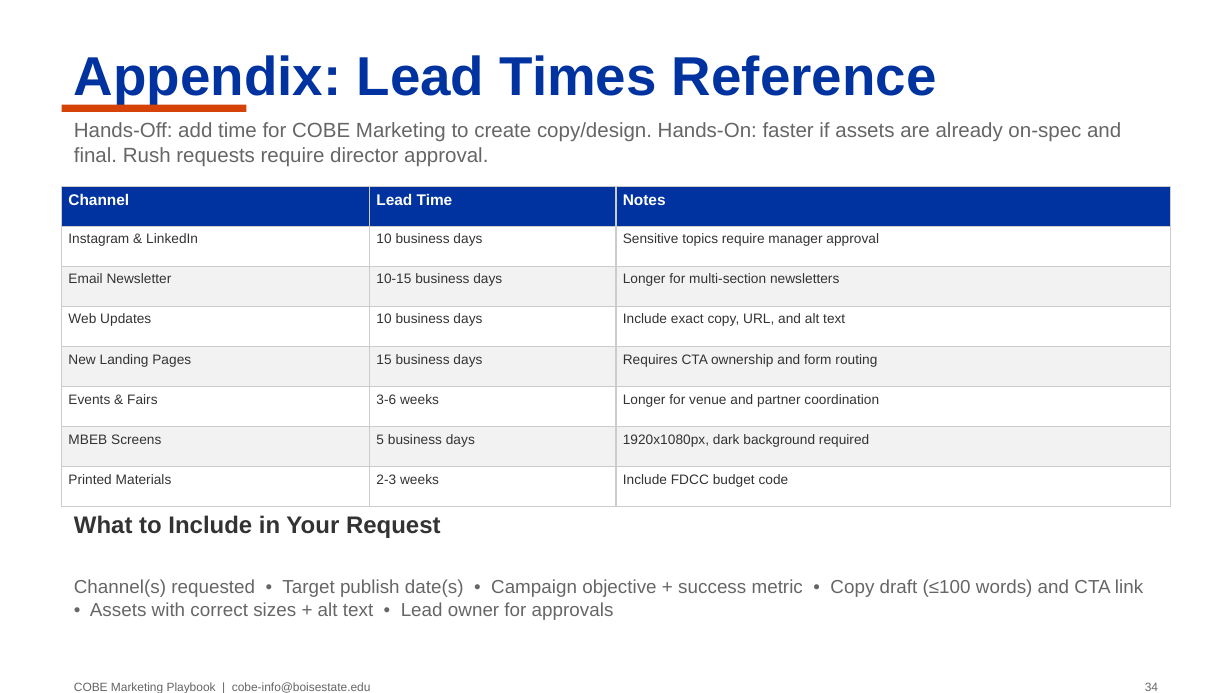
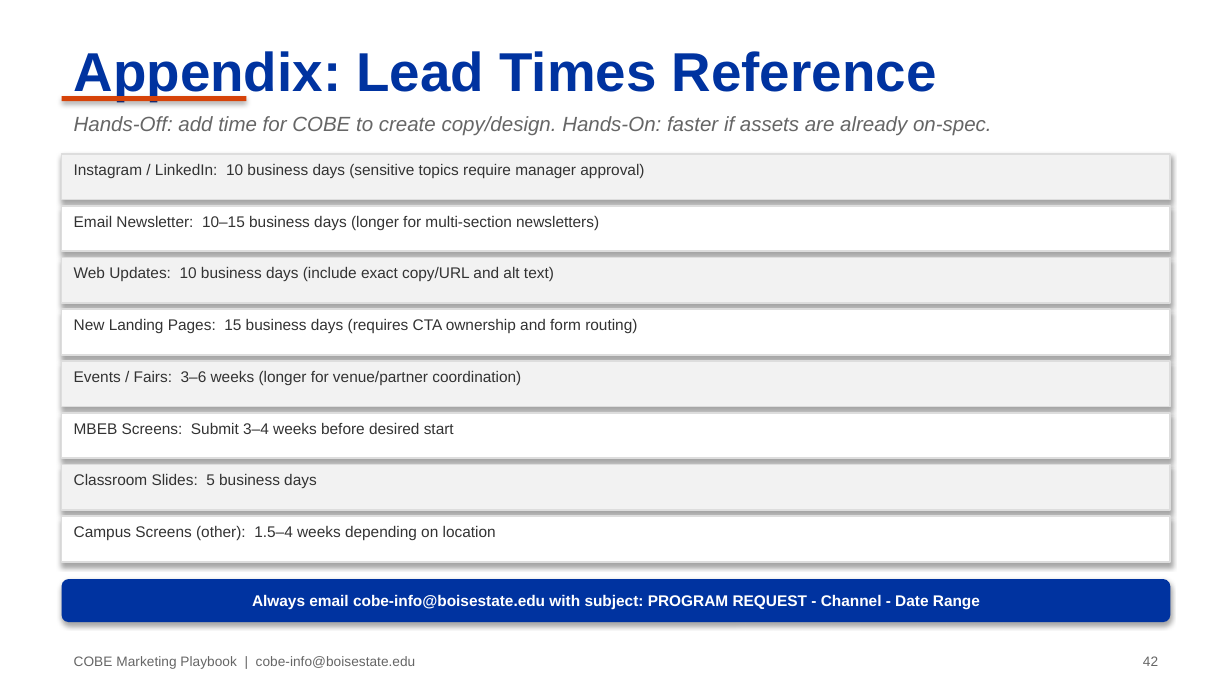
Before and after one commit to BenHowerton/RHM-Marketing-Handbook, a slide deck: slide 42 of COBE Marketing Playbook Updated After Comments.pptx (slide 34 before the commit). Drawn at 1232x693 pixels with LibreOffice and Linux fonts; fonts in the diff are those of the drawing. Boxes give left, top, right and bottom in pixels: in the first picture for what was removed or moved away, otherwise in the second. Text is boxed around its words. In the diff, an @@ line names an element or a change of style, - is before the commit and + after.

```diff
--- a/COBE Marketing Playbook Updated After Comments.pptx
+++ b/COBE Marketing Playbook Updated After Comments.pptx
@@ text "Appendix: Lead Times Reference" at bbox=[74, 51, 937, 101]: vertical alignment middle to top @@
@@ text "Hands-Off: add time for COBE ..." at bbox=[74, 116, 992, 136]: vertical alignment middle to top @@
@@ rectangle: place and size @@
-rectangle at bbox=[62, 105, 246, 112]
+rectangle at bbox=[62, 96, 246, 101]
@@ rectangle at bbox=[62, 96, 246, 101]: shadow on @@
@@ text at bbox=[74, 116, 992, 136]: text changed; italic on @@
-Hands-Off: add time for COBE Marketing to create copy/design. Hands-On: faster if assets are already on-spec and final. Rush requests require director approval.
+Hands-Off: add time for COBE to create copy/design. Hands-On: faster if assets are already on-spec.
@@ rectangle added at bbox=[62, 154, 1170, 200], fill #F2F2F2, outline #DDDDDD 1 pt, 9 pt, text #333333 @@
+Instagram / LinkedIn: 10 business days (sensitive topics require manager approval)
@@ table removed at bbox=[62, 186, 1170, 590], 8 rows, 3 columns @@
-Channel | Lead Time | Notes
-Instagram & LinkedIn | 10 business days | Sensitive topics require manager approval
-Email Newsletter | 10-15 business days | Longer for multi-section newsletters
-Web Updates | 10 business days | Include exact copy, URL, and alt text
-New Landing Pages | 15 business days | Requires CTA ownership and form routing
-Events & Fairs | 3-6 weeks | Longer for venue and partner coordination
-MBEB Screens | 5 business days | 1920x1080px, dark background required
-Printed Materials | 2-3 weeks | Include FDCC budget code
@@ rectangle added at bbox=[62, 206, 1170, 251], fill #FFFFFF, outline #DDDDDD 1 pt, 9 pt, text #333333 @@
+Email Newsletter: 10–15 business days (longer for multi-section newsletters)
@@ rectangle added at bbox=[62, 257, 1170, 303], fill #F2F2F2, outline #DDDDDD 1 pt, 9 pt, text #333333 @@
+Web Updates: 10 business days (include exact copy/URL and alt text)
@@ rectangle added at bbox=[62, 309, 1170, 355], fill #FFFFFF, outline #DDDDDD 1 pt, 9 pt, text #333333 @@
+New Landing Pages: 15 business days (requires CTA ownership and form routing)
@@ rectangle added at bbox=[62, 361, 1170, 407], fill #F2F2F2, outline #DDDDDD 1 pt, 9 pt, text #333333 @@
+Events / Fairs: 3–6 weeks (longer for venue/partner coordination)
@@ rectangle added at bbox=[62, 413, 1170, 458], fill #FFFFFF, outline #DDDDDD 1 pt, 9 pt, text #333333 @@
+MBEB Screens: Submit 3–4 weeks before desired start
@@ rectangle added at bbox=[62, 464, 1170, 510], fill #F2F2F2, outline #DDDDDD 1 pt, 9 pt, text #333333 @@
+Classroom Slides: 5 business days
@@ rectangle added at bbox=[62, 516, 1170, 562], fill #FFFFFF, outline #DDDDDD 1 pt, 9 pt, text #333333 @@
+Campus Screens (other): 1.5–4 weeks depending on location
@@ text removed at bbox=[74, 515, 441, 538] @@
-What to Include in Your Request
@@ rounded rectangle added at bbox=[62, 579, 1170, 622], fill #0033A0, 9 pt, text #FFFFFF, bold @@
+Always email cobe-info@boisestate.edu with subject: PROGRAM REQUEST - Channel - Date Range
@@ text removed at bbox=[74, 579, 1143, 620] @@
-Channel(s) requested • Target publish date(s) • Campaign objective + success metric • Copy draft (≤100 words) and CTA link • Assets with correct sizes + alt text • Lead owner for approvals
@@ text "COBE Marketing Playbook | cobe-info@boisestate.edu": place and size @@
-text "COBE Marketing Playbook | cobe-info@boisestate.edu" at bbox=[74, 682, 371, 693]
+text "COBE Marketing Playbook | cobe-info@boisestate.edu" at bbox=[74, 656, 416, 669]
@@ text "COBE Marketing Playbook | cobe-info@boisestate.edu" at bbox=[74, 656, 416, 669]: size 7 to 8 pt @@
@@ text added at bbox=[1143, 656, 1158, 666], 8 pt, text #666666 @@
+42
@@ text removed at bbox=[1145, 683, 1158, 691] @@
-34
```
Also in this commit, not shown: 24 other slides changed, 20 slides added, 12 slides removed.
